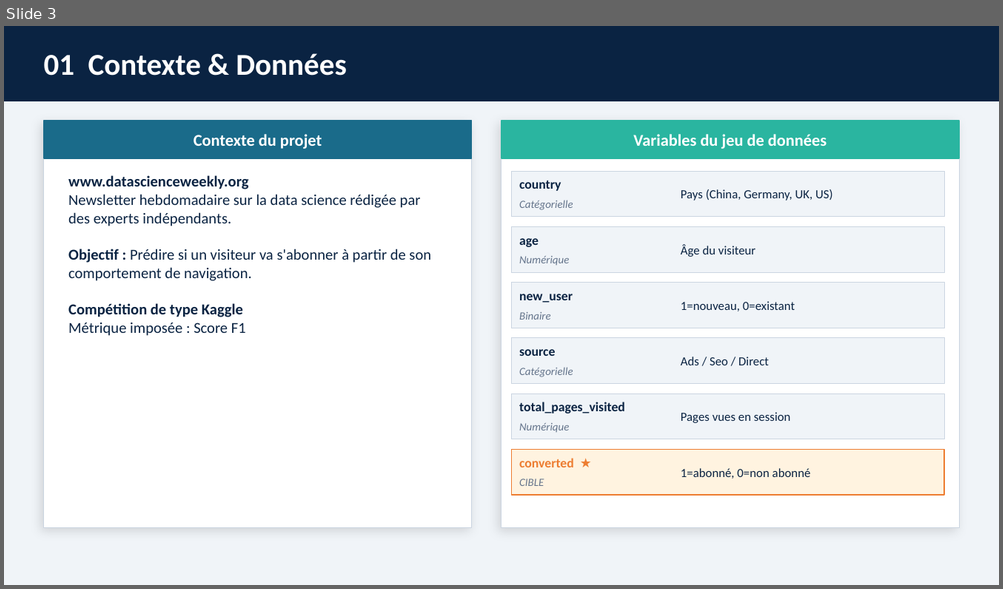
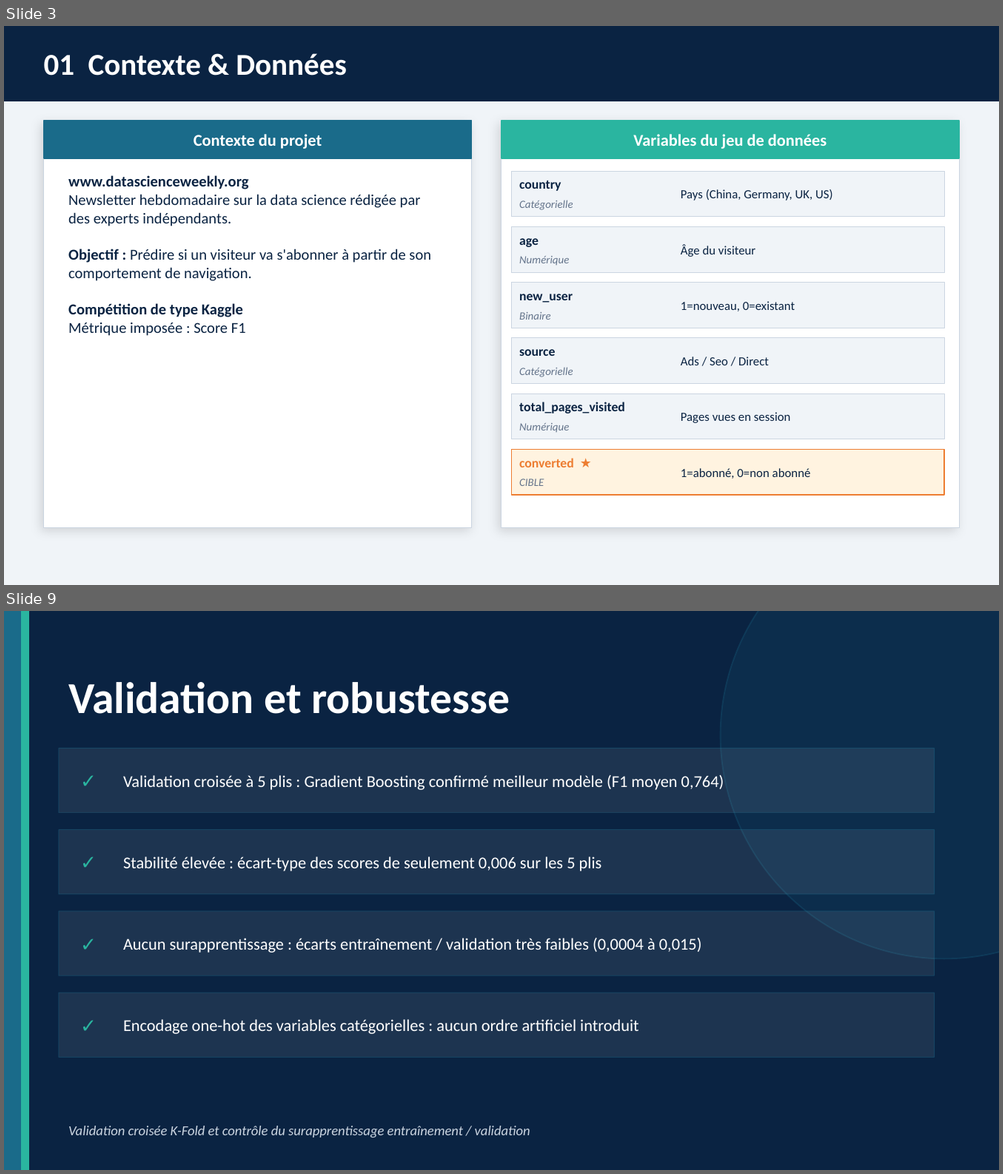
Before and after one commit to AichaFa/2-Projets-Fullstack, a slide deck: 3-Apprentissage automatique/2-défi du taux de conversion/data/Defi_Taux_Conversion.pptx. Shown one above the other, each under a label of ours: slide 3 before the commit, slides 3 and 9 after it; the slides between them are not shown. The pictures are 1003x589 and 1003x1174 pixels, drawn with LibreOffice and Linux fonts; fonts in the diff are those of the drawing. Boxes give left, top, right and bottom in pixels: in the first picture for what was removed or moved away, otherwise in the second. Text is boxed around its words. In the diff, an @@ line names an element or a change of style, - is before the commit and + after.

```diff
--- a/3-Apprentissage automatique/2-défi du taux de conversion/data/Defi_Taux_Conversion.pptx
+++ b/3-Apprentissage automatique/2-défi du taux de conversion/data/Defi_Taux_Conversion.pptx
@@ slide 9 added at box(4, 611, 999, 1170), background #0A2342 @@
@@ rectangle added at box(4, 611, 22, 1170), fill #1A6B8A, outline #1A6B8A 1 pt @@
@@ rectangle added at box(22, 611, 29, 1170), fill #2AB5A0, outline #2AB5A0 1 pt @@
@@ ellipse added at box(720, 611, 999, 959), fill #1A6B8A at 15% opacity, outline #1A6B8A 1 pt @@
@@ text added at box(68, 682, 509, 714), 32 pt, text #FFFFFF, bold @@
+Validation et robustesse
@@ rectangle added at box(59, 748, 934, 813), fill #FFFFFF at 8% opacity, outline #1A6B8A 0.5 pt @@
@@ text added at box(68, 748, 108, 813), 14 pt, text #2AB5A0 @@
+✓
@@ text added at box(123, 775, 724, 790), 12 pt, text #FFFFFF @@
+Validation croisée à 5 plis : Gradient Boosting confirmé meilleur modèle (F1 moyen 0,764)
@@ rectangle added at box(59, 830, 934, 894), fill #FFFFFF at 8% opacity, outline #1A6B8A 0.5 pt @@
@@ text added at box(68, 830, 108, 894), 14 pt, text #2AB5A0 @@
+✓
@@ text added at box(123, 857, 602, 871), 12 pt, text #FFFFFF @@
+Stabilité élevée : écart-type des scores de seulement 0,006 sur les 5 plis
@@ rectangle added at box(59, 911, 934, 976), fill #FFFFFF at 8% opacity, outline #1A6B8A 0.5 pt @@
@@ text added at box(68, 911, 108, 976), 14 pt, text #2AB5A0 @@
+✓
@@ text added at box(123, 938, 702, 953), 12 pt, text #FFFFFF @@
+Aucun surapprentissage : écarts entraînement / validation très faibles (0,0004 à 0,015)
@@ rectangle added at box(59, 993, 934, 1057), fill #FFFFFF at 8% opacity, outline #1A6B8A 0.5 pt @@
@@ text added at box(68, 993, 108, 1057), 14 pt, text #2AB5A0 @@
+✓
@@ text added at box(123, 1019, 638, 1034), 12 pt, text #FFFFFF @@
+Encodage one-hot des variables catégorielles : aucun ordre artificiel introduit
@@ text added at box(68, 1126, 530, 1138), 10 pt, text #CBD5E1, italic @@
+Validation croisée K-Fold et contrôle du surapprentissage entraînement / validation
```
Also in this commit, not shown: 9 slides changed, 20 other files.
